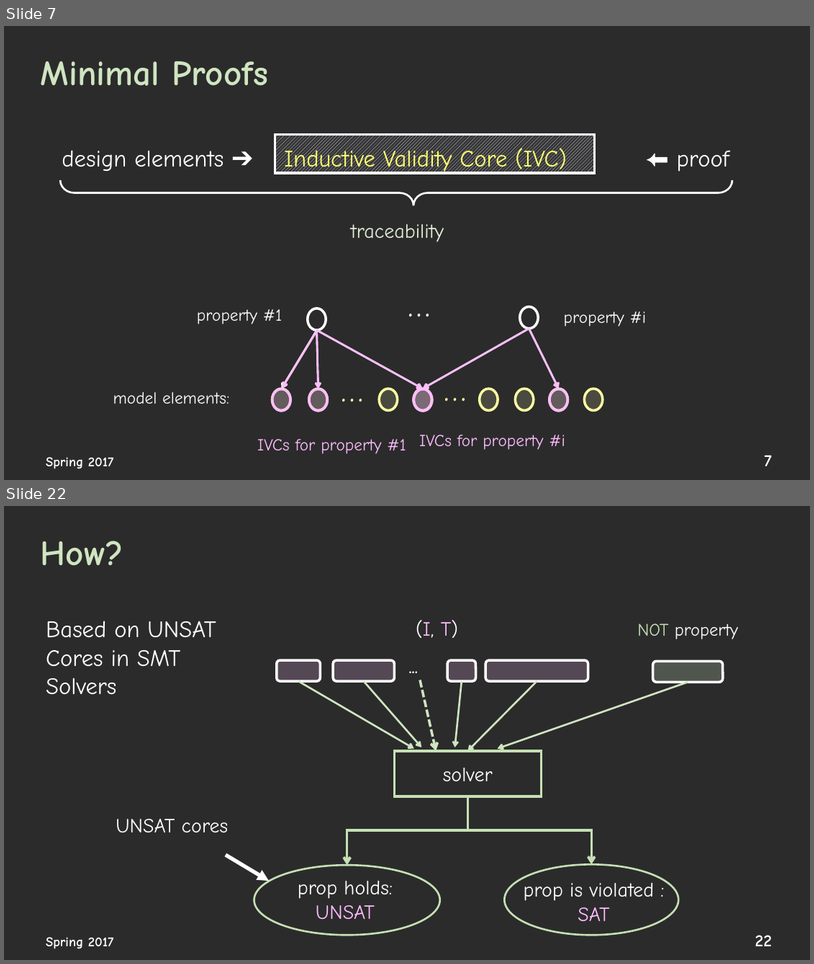
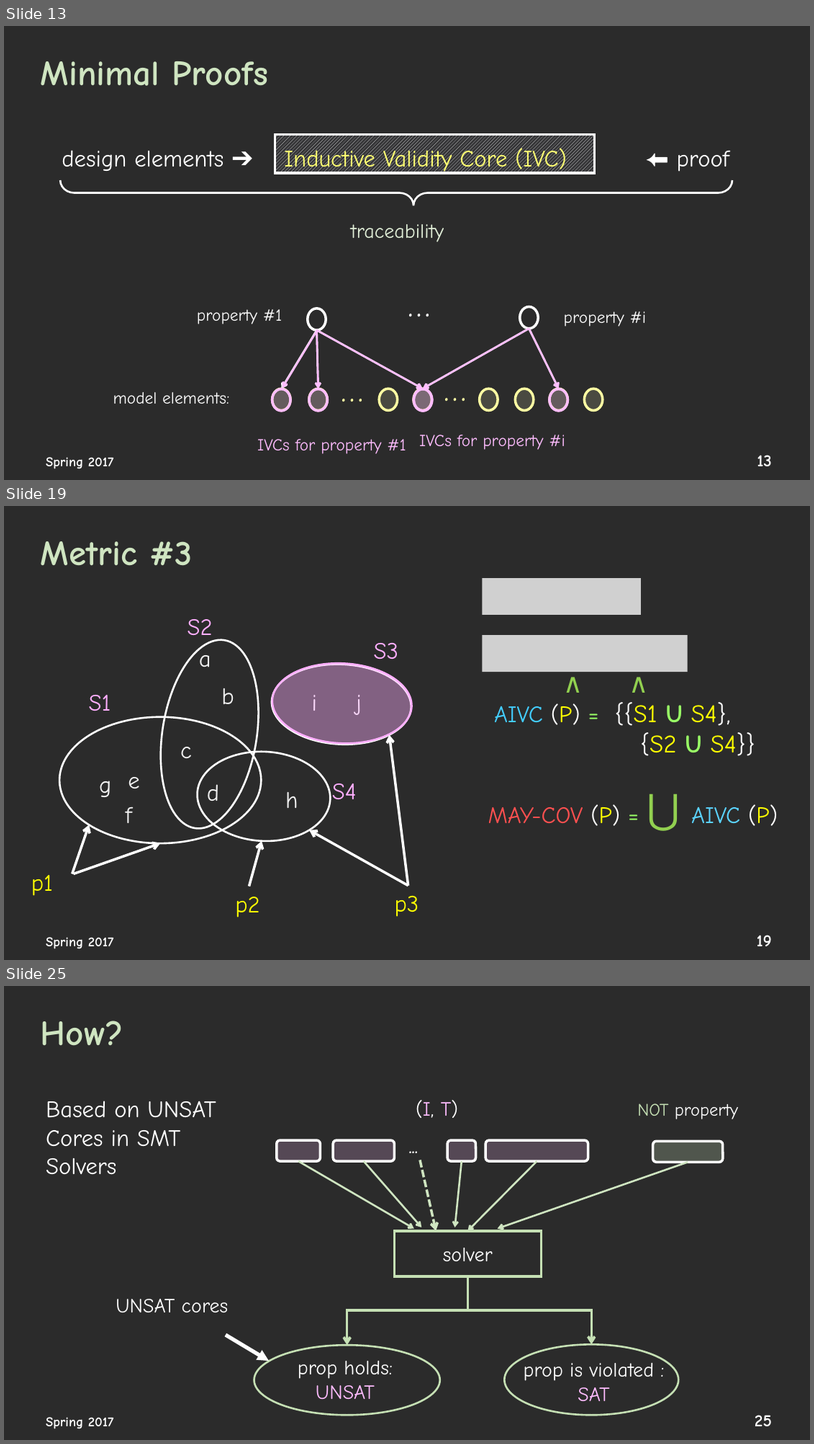
Before and after one commit to elaghs/Working, a slide deck: presentations/WPE_coverage.pptx. Shown one above the other, each under a label of ours: slides 7 and 22 before the commit, slides 13, 19 and 25 after it; the slides between them are not shown. The pictures are 814x964 and 814x1444 pixels, drawn with LibreOffice and Linux fonts; fonts in the diff are those of the drawing; grey boxes stand for pictures; background and template pictures are left out; a plain dark background stands for a picture behind light text. Boxes give left, top, right and bottom in pixels: in the first picture for what was removed or moved away, otherwise in the second. Text is boxed around its words. In the diff, an @@ line names an element or a change of style, - is before the commit and + after.

```diff
--- a/presentations/WPE_coverage.pptx
+++ b/presentations/WPE_coverage.pptx
@@ slide 19 added at bbox=[4, 506, 810, 960], background picture (left out) @@
@@ title added at bbox=[41, 541, 193, 566], 42 pt, text #CFE5C1, bold @@
+Metric #3
@@ picture added at bbox=[483, 578, 642, 615] @@
@@ text added at bbox=[188, 619, 213, 643], 28 pt, text #FFAFFF @@
+S2
@@ picture added at bbox=[483, 635, 688, 672] @@
@@ text added at bbox=[558, 631, 594, 669], 32 pt, text #92D050 @@
+∧
@@ text added at bbox=[623, 631, 660, 669], 32 pt, text #92D050 @@
+∧
@@ text added at bbox=[374, 643, 399, 659], 28 pt, text #FFAFFF @@
+S3
@@ ellipse added at bbox=[271, 660, 414, 746], fill #FFAFFF at 41% opacity, outline #FFAFFF 2.25 pt @@
@@ text added at bbox=[89, 695, 111, 710], 28 pt, text #FFAFFF @@
+S1
@@ text added at bbox=[494, 702, 756, 756], 30 pt, text #FFFFFF @@
+AIVC (P) = {{S1 U S4},
+{S2 U S4}}
@@ text added at bbox=[332, 783, 357, 799], 28 pt, text #FFAFFF @@
+S4
@@ text added at bbox=[489, 804, 778, 826], 28 pt, text #FF5050 @@
+MAY-COV (P) = ⋃ AIVC (P)
@@ group added at bbox=[31, 633, 419, 917]: 13 texts, 5 arrows, 4 ellipses @@
+a
+b
+g
+c
+d
+f
+e
+h
+i
+j
+p1
+p2
+p3
@@ text added at bbox=[46, 937, 114, 949], 16 pt, text #FFFFFF, bold @@
+Spring 2017
@@ page number added at bbox=[757, 934, 772, 946], 20 pt, text #FFFFFF, bold @@
+19
@@ what was slide 7 is now slide 13 @@
@@ page number at bbox=[757, 454, 772, 466]: text changed @@
-7
+13
@@ what was slide 22 is now slide 25 @@
@@ page number at bbox=[755, 1414, 772, 1426]: text changed @@
-22
+25
```
Also in this commit, not shown: 14 slides changed, 23 other slides added, 4 slides removed, 3 other files.
